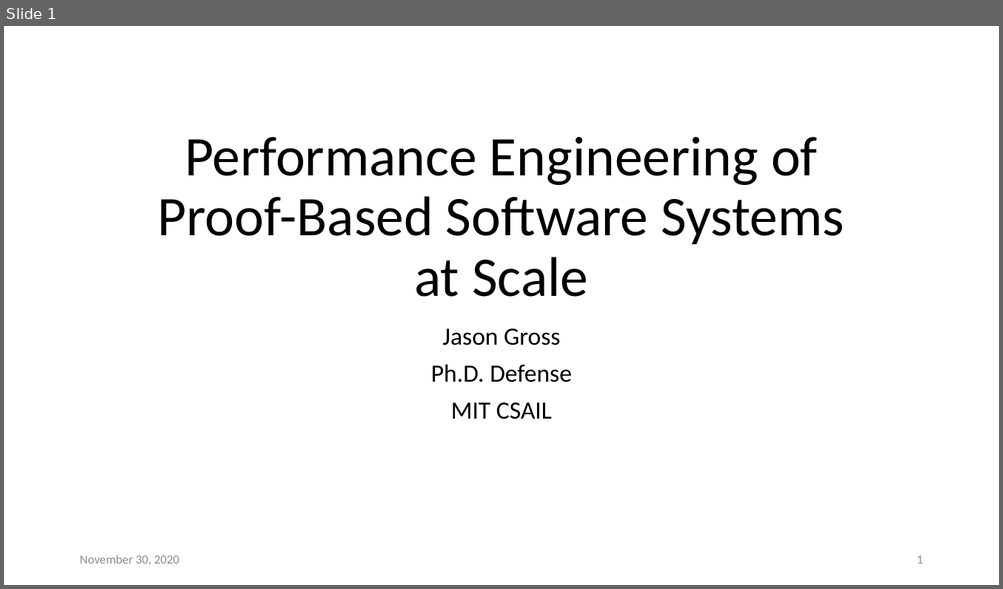
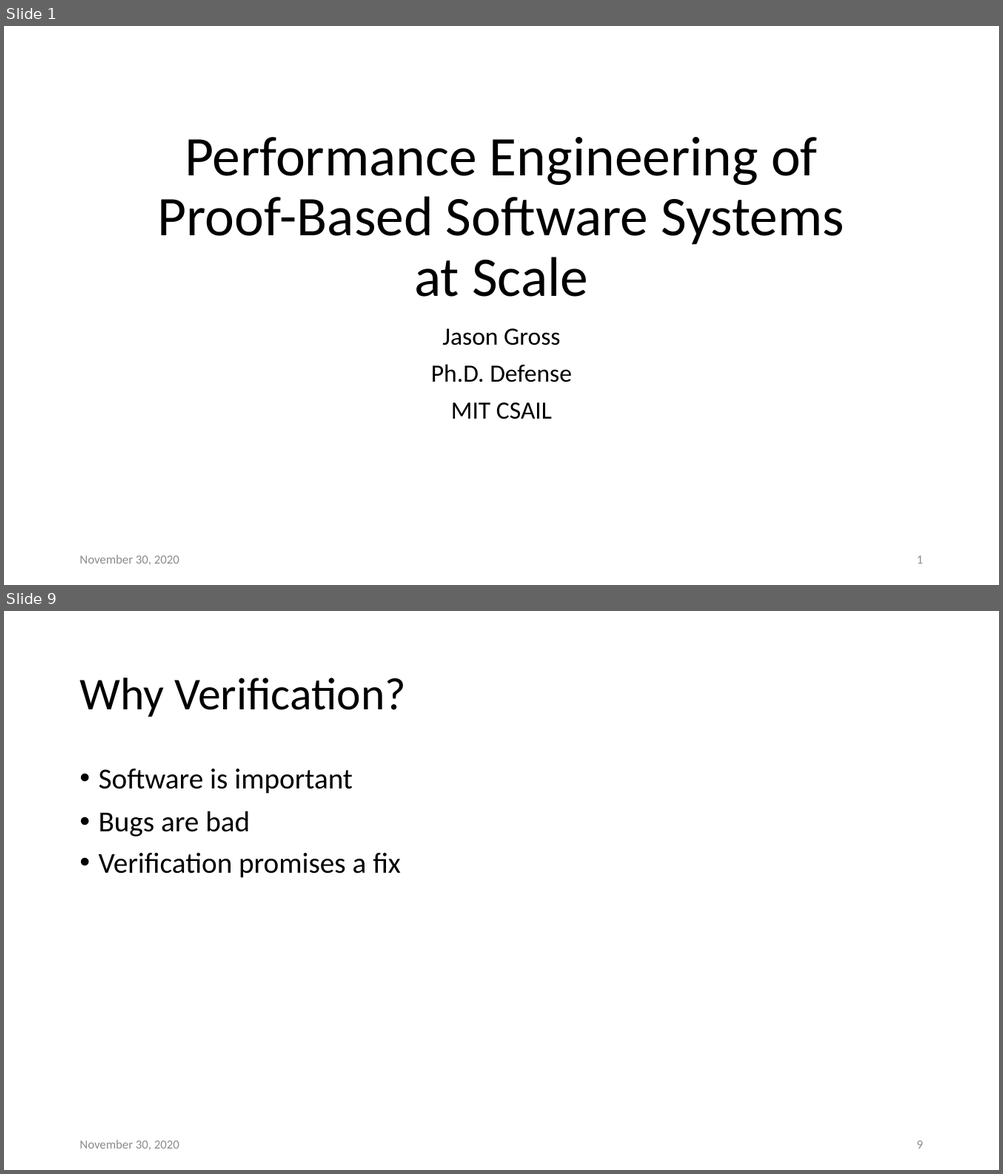
Before and after one commit to JasonGross/doctoral-thesis, a slide deck: presentation/jgross-defense.pptx. Shown one above the other, each under a label of ours: slide 1 before the commit, slides 1 and 9 after it; the slides between them are not shown. The pictures are 1003x589 and 1003x1174 pixels, drawn with LibreOffice and Linux fonts; fonts in the diff are those of the drawing. Boxes give left, top, right and bottom in pixels: in the first picture for what was removed or moved away, otherwise in the second. Text is boxed around its words. In the diff, an @@ line names an element or a change of style, - is before the commit and + after.

```diff
--- a/presentation/jgross-defense.pptx
+++ b/presentation/jgross-defense.pptx
@@ slide 9 added at (x1=4, y1=611, x2=999, y2=1170), background #FFFFFF @@
@@ title added at (x1=79, y1=678, x2=406, y2=717), 44 pt, text #000000 @@
+Why Verification?
@@ text added at (x1=99, y1=769, x2=353, y2=794), 28 pt, text #000000 @@
+• Software is important
@@ text added at (x1=99, y1=811, x2=250, y2=837), 28 pt, text #000000 @@
+• Bugs are bad
@@ text added at (x1=99, y1=853, x2=401, y2=878), 28 pt, text #000000 @@
+• Verification promises a fix
@@ text added at (x1=79, y1=1140, x2=179, y2=1150), 12 pt, text #8C8C8C @@
+November 30, 2020
@@ page number added at (x1=916, y1=1141, x2=922, y2=1149), 12 pt, text #8C8C8C @@
+9
```
Also in this commit, not shown: 3 slides changed, 33 other slides added, 29 other files.
